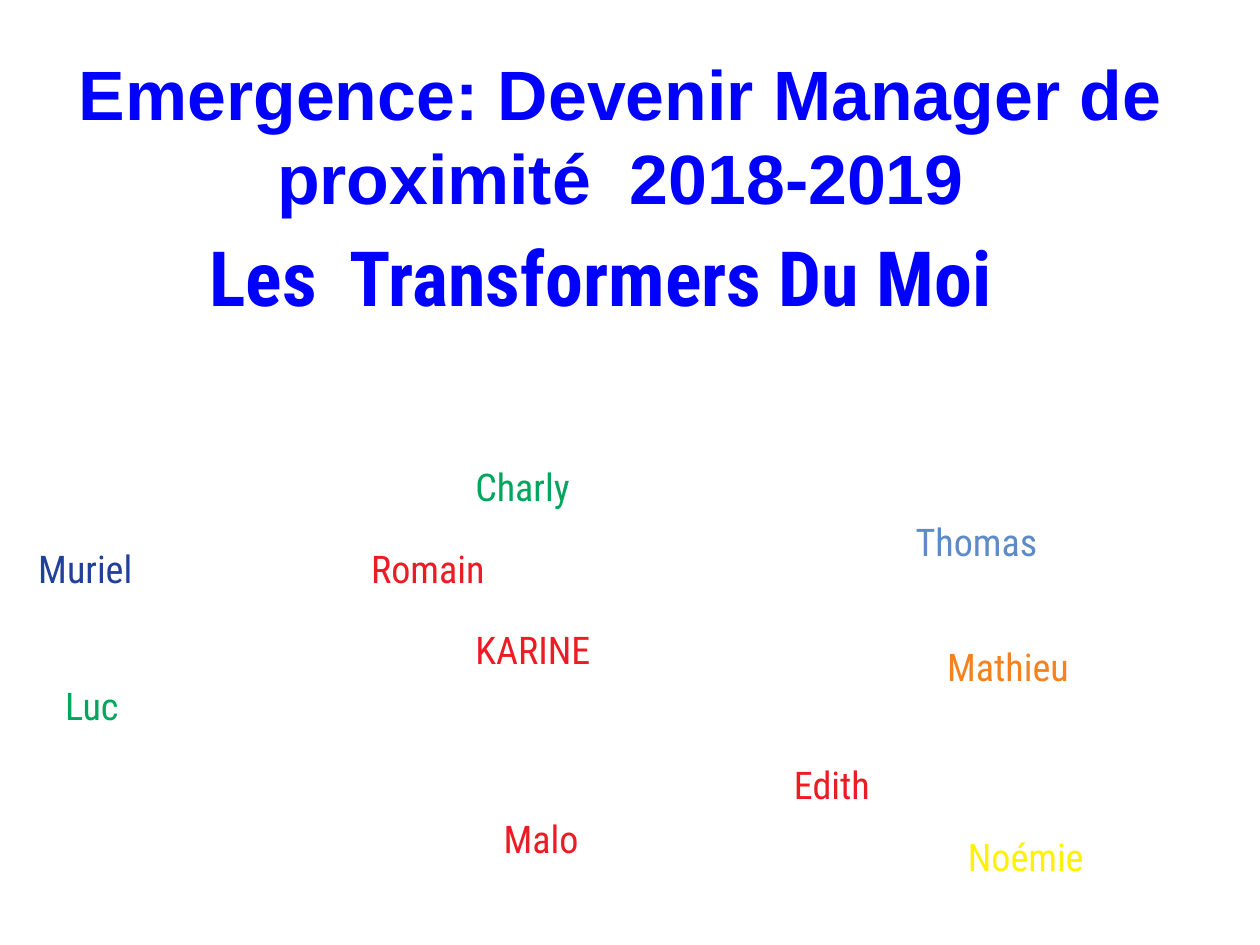
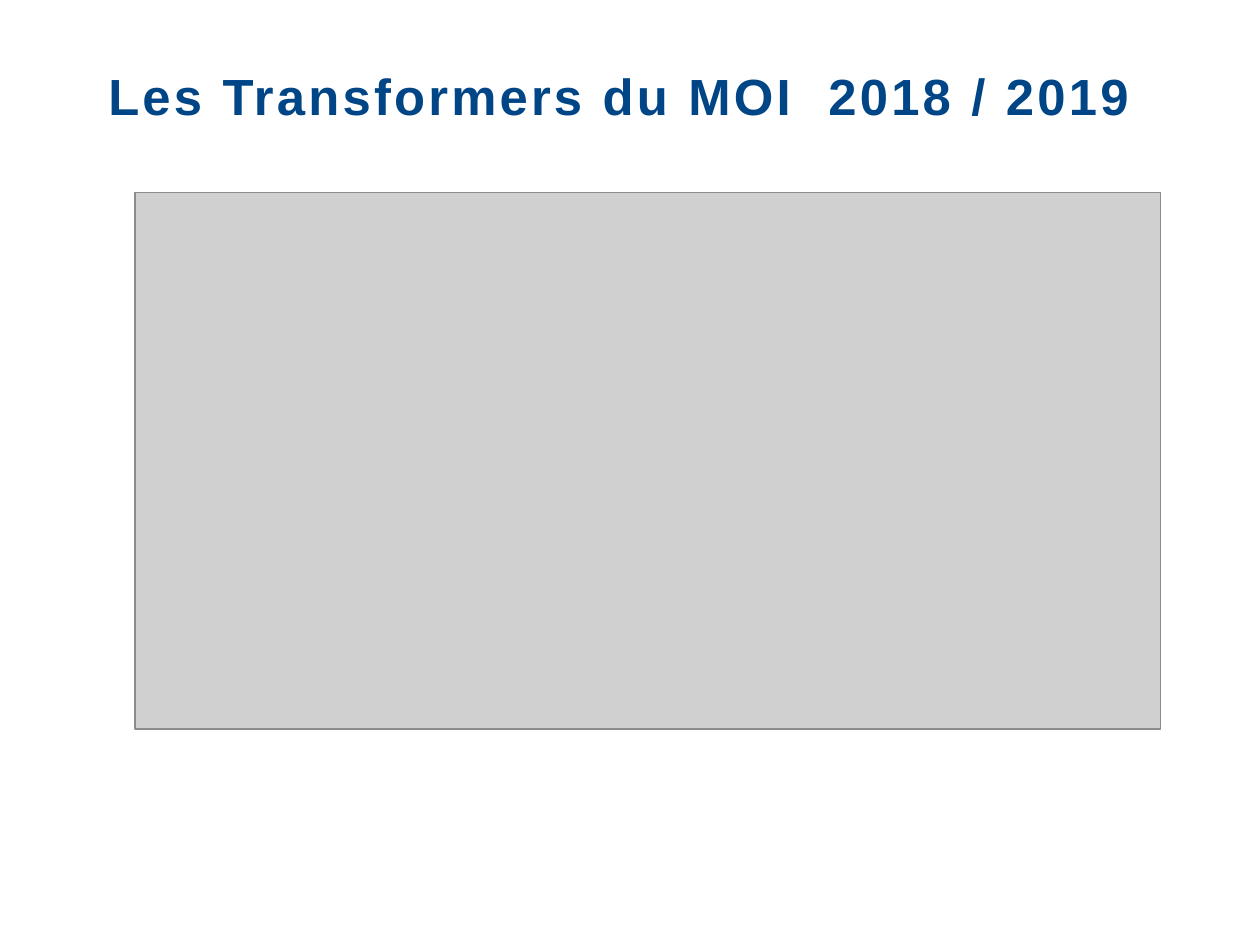
Before and after one commit to heylve/current, a slide deck: slide 1 of Admin_generale/emergence/Pres_germe_21_10_19.odp. Drawn at 1260x945 pixels with LibreOffice and Linux fonts; fonts in the diff are those of the drawing; grey boxes stand for pictures; background and template pictures are left out. Boxes give left, top, right and bottom in pixels: in the first picture for what was removed or moved away, otherwise in the second. Text is boxed around its words. In the diff, an @@ line names an element or a change of style, - is before the commit and + after.

Commit message:
cloud..pres

```diff
--- a/Admin_generale/emergence/Pres_germe_21_10_19.odp
+++ b/Admin_generale/emergence/Pres_germe_21_10_19.odp
@@ text "Les Transformers du MOI 2018 ..." at [108,78,1129,116]: vertical alignment top to middle @@
@@ title removed at [79,69,1161,217] @@
-Emergence: Devenir Manager de proximité 2018-2019
@@ text at [108,78,1129,116]: text changed; size 48 to 32 pt; font Roboto Condensed to Arial; text colour #0000FF to #004586 @@
-Les Transformers Du Moi
+Les Transformers du MOI 2018 / 2019
@@ picture added at [135,192,1162,728] @@
@@ text removed at [475,472,569,509] @@
-Charly
@@ text removed at [916,527,1038,557] @@
-Thomas
@@ text removed at [38,554,132,584] @@
-Muriel
@@ text removed at [371,555,484,584] @@
-Romain
@@ text removed at [475,637,590,664] @@
-KARINE
@@ text removed at [947,652,1069,682] @@
-Mathieu
@@ text removed at [65,693,118,721] @@
-Luc
@@ text removed at [794,770,870,800] @@
-Edith
@@ text removed at [504,824,579,854] @@
-Malo
@@ text removed at [968,842,1084,872] @@
-Noémie
```
Also in this commit, not shown: 2 other slides changed.
